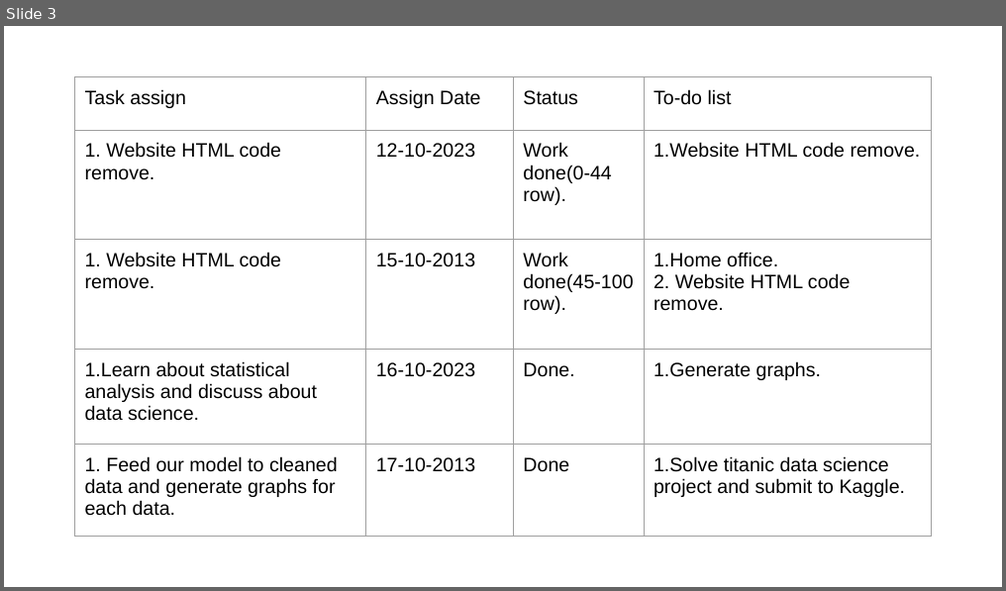
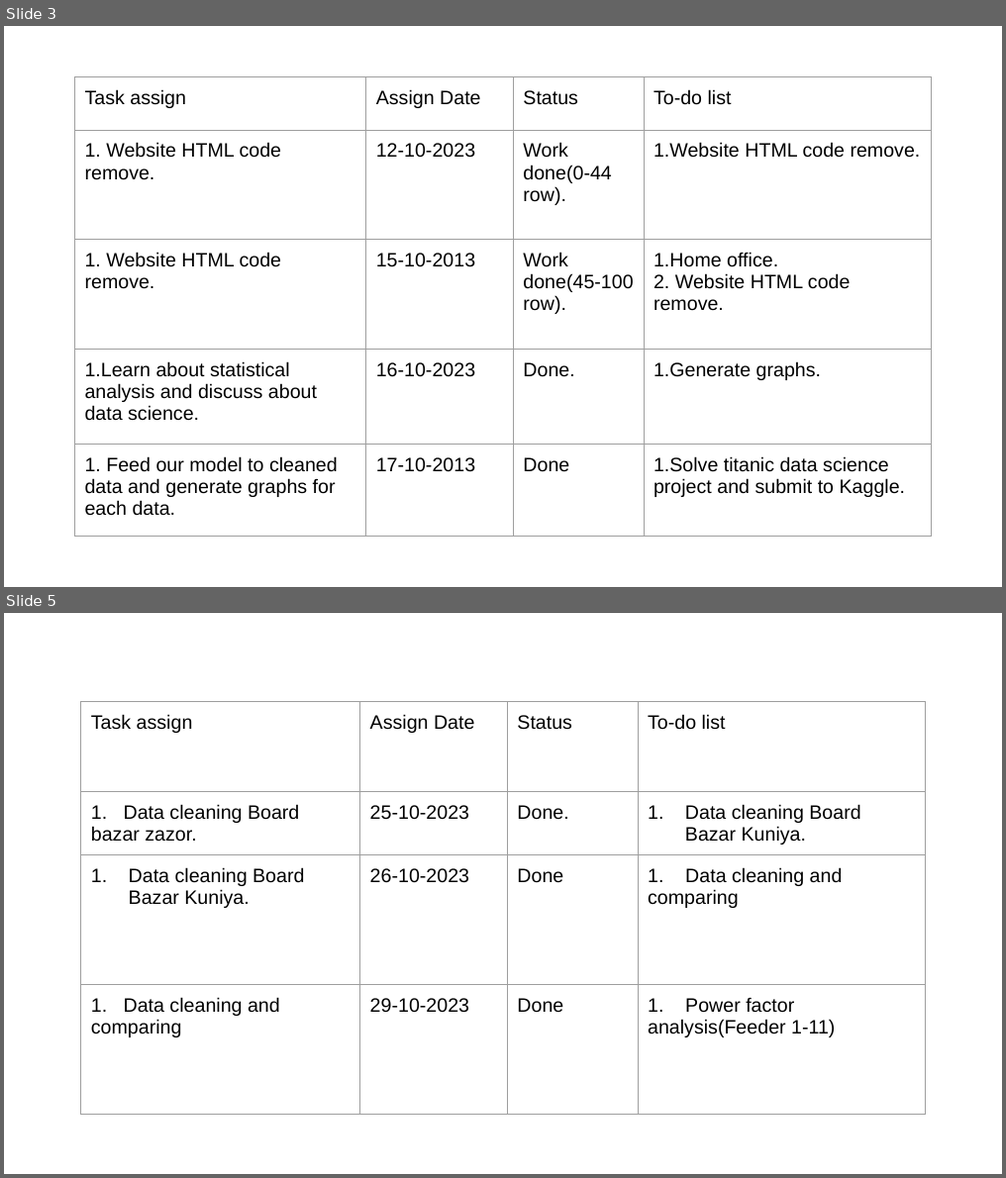
Before and after one commit to Mamunjsr24/Progress_report, a slide deck: Office_progress_report.pptx. Shown one above the other, each under a label of ours: slide 3 before the commit, slides 3 and 5 after it; the slides between them are not shown. The pictures are 1006x591 and 1006x1178 pixels, drawn with LibreOffice and Linux fonts; fonts in the diff are those of the drawing. Boxes give left, top, right and bottom in pixels: in the first picture for what was removed or moved away, otherwise in the second. Text is boxed around its words. In the diff, an @@ line names an element or a change of style, - is before the commit and + after.

```diff
--- a/Office_progress_report.pptx
+++ b/Office_progress_report.pptx
@@ slide 5 added at (4, 613, 1002, 1174), background #FFFFFF @@
@@ table added at (81, 702, 926, 1118), 4 rows, 4 columns @@
+Task assign | Assign Date | Status | To-do list
+1. Data cleaning Board bazar zazor. | 25-10-2023 | Done. | Data cleaning Board Bazar Kuniya.
+Data cleaning Board Bazar Kuniya. | 26-10-2023 | Done | 1. Data cleaning and comparing
+1. Data cleaning and comparing | 29-10-2023 | Done | 1. Power factor analysis(Feeder 1-11)
```
Also in this commit, not shown: 1 slide changed, 3 other slides added.
